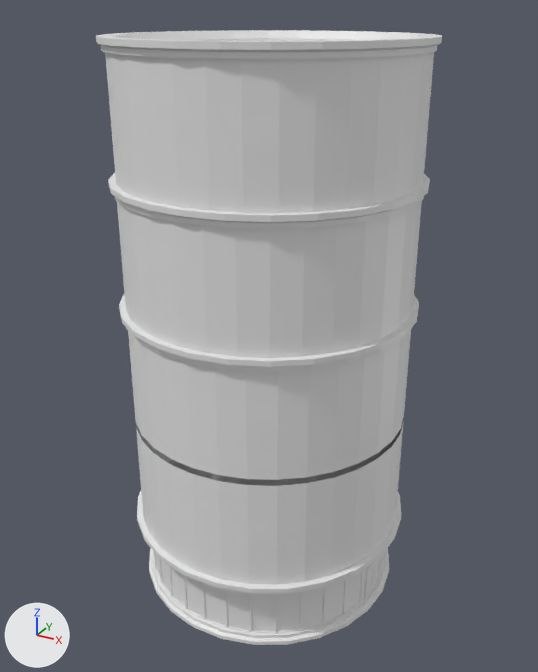
The glTF model assets/models/model_building_3.glb as it was, and as the next commit left it.
Camera for both pictures: a 50 mm camera at (26.3, -47.8, 45.5) aimed at (0.1, -0.1, 21.7). The axes (+X, +Y, +Z) are drawn at lower left. The lights are the same throughout. Where no turn or scale is listed for an object, it has been applied to the vertices. Vertices at the same position are counted once.

Names of what the first picture shows: 'SM_Bld_OfficeRound_02', 'SM_Bld_OfficeRound_03', 'SM_Bld_OfficeRound_04', 'SM_Bld_OfficeRound_05', 'SM_Bld_OfficeRound_Base_01', 'SM_Bld_OfficeRound_Base_01_Glass', 'SM_Bld_OfficeRound_Roof_02', 'SM_Bld_OfficeRound_Roof_03', 'SM_Bld_OfficeRound_Roof_04'.
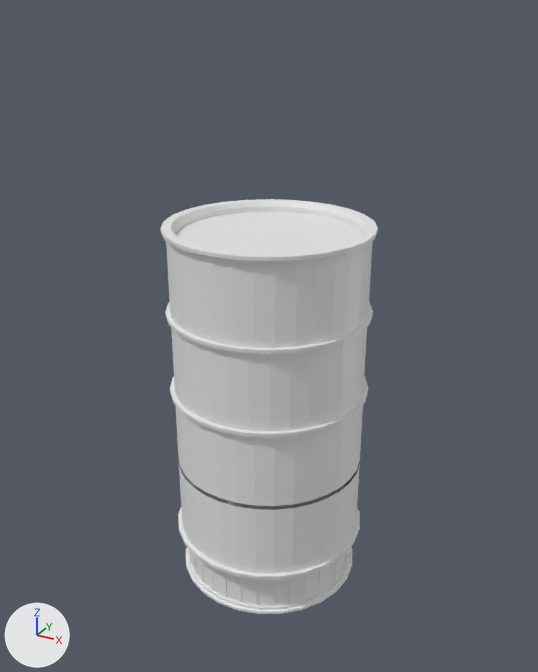
Where the newer file only moved an object's origin or applied its transform, the numbers keep the older frame.

What differs and where, as boxes [x1, y1, x2, y2] in the pictures (538 x 672 px; the box of a moved part takes in the faces that stretch with it):
'SM_Bld_OfficeRound_05', turned, rescaled, moved: before [105, 52, 434, 213]; after [166, 243, 372, 348]
'SM_Bld_OfficeRound_04', turned, rescaled, moved: before [117, 201, 422, 358]; after [171, 329, 367, 432]
'SM_Bld_OfficeRound_03', turned, rescaled, moved: before [128, 330, 411, 480]; after [175, 405, 363, 506]
'SM_Bld_OfficeRound_02', turned, rescaled, moved: before [136, 420, 404, 585]; after [179, 462, 360, 574]
'SM_Bld_OfficeRound_Roof_04', turned, rescaled, moved: before [96, 30, 442, 59]; after [160, 199, 378, 265]
'SM_Bld_OfficeRound_Base_01', turned, rescaled: before [137, 459, 401, 645]; after [178, 488, 360, 614]
'SM_Bld_OfficeRound_Base_01_Glass', mesh rescaled (31% narrower, 29% shorter): before [155, 553, 384, 631]; after [191, 550, 349, 605]
'SM_Bld_OfficeRound_Roof_03', turned, rescaled, moved: before [108, 173, 430, 229]; after [165, 302, 373, 357]
'SM_Bld_OfficeRound_Roof_02', turned, rescaled, moved: before [119, 294, 419, 372]; after [170, 376, 368, 440]
part 3 of me_mesh_2, moved or reshaped: before [105, 52, 434, 585]; after [166, 243, 372, 574]
part 4 of me_mesh_3, moved or reshaped: before [96, 30, 442, 372]; after [160, 199, 378, 440]

The change, as a list of edits to the scene's bpy script:
```text
Change me_mesh_0:
    where me_mesh_0.from_pydata(...)  # 1001 vertices, 1894 faces; spans x -1148.0..1148.0, y -1153.0..1153.0, z 0.0..619.0
    used by ob_sm_bld_officeround_base_01; parent = ob_rootnode; location = (0.0, 0.0, 0.0); rotation_euler = (0.0, 0.0, -1.571), in degrees (0, 0, -90)
    me_mesh_0 part 1: the whole mesh is turned -90 degrees about the x axis through the mesh origin and scaled by 100
Change me_mesh_1:
    where me_mesh_1.from_pydata(...)  # 160 vertices, 86 faces; spans x -10.3..10.3, y -10.3..10.3, z 0.8..5.2
    used by ob_sm_bld_officeround_base_01_glass; location = (0.0, 0.0, 0.0)
    me_mesh_1 part 2: the whole mesh is scaled about the mesh origin by 0.7
Change me_mesh_2:
    where me_mesh_2.from_pydata(...)  # 528 vertices, 990 faces; spans x -1102.0..1102.0, y -1103.0..1103.0, z 0.0..901.0
    used by ob_sm_bld_officeround_02; parent = ob_sm_bld_officeround_base_01; location = (0.0, 0.0, 600.0)
    me_mesh_2 part 3: the whole mesh is turned -90 degrees about the x axis through the mesh origin and scaled by 100
Change me_mesh_3:
    where me_mesh_3.from_pydata(...)  # 209 vertices, 390 faces; spans x -1148.0..1148.0, y -1153.0..1153.0, z -27.0..88.0
    used by ob_sm_bld_officeround_roof_02; parent = ob_sm_bld_officeround_base_01; location = (0.0, 0.0, 2400.0); rotation_euler = (0.0, 0.0, 1.571), in degrees (0, 0, 90)
    me_mesh_3 part 4: the whole mesh is turned -90 degrees about the x axis through the mesh origin and scaled by 100
Change ob_sm_bld_officeround_base_01:
    ob_sm_bld_officeround_base_01.rotation_euler: (0.0, 0.0, -1.571) -> (1.571, 0.0, -1.571)  # degrees (0, 0, -90) -> degrees (90, 0, -90)
    ob_sm_bld_officeround_base_01.scale: (1.0, 1.0, 1.0) -> (0.007, 0.007, 0.007)
Change ob_sm_bld_officeround_02:
    ob_sm_bld_officeround_02.location: (0.0, 0.0, 600.0) -> (0.0, 60000.0, 0.0)
Change ob_sm_bld_officeround_03:
    ob_sm_bld_officeround_03.location: (0.0, 0.0, 1550.0) -> (0.0, 155000.0, 0.0)
Change ob_sm_bld_officeround_roof_02:
    ob_sm_bld_officeround_roof_02.location: (0.0, 0.0, 2400.0) -> (0.0, 240000.0, 0.0)
    ob_sm_bld_officeround_roof_02.rotation_euler: (0.0, 0.0, 1.571) -> (0.0, 1.571, 0.0)  # degrees (0, 0, 90) -> degrees (0, 90, 0)
Change ob_sm_bld_officeround_roof_03:
    ob_sm_bld_officeround_roof_03.location: (0.0, 0.0, 3350.0) -> (0.0, 335000.0, 0.0)
    ob_sm_bld_officeround_roof_03.rotation_euler: (0.0, 0.0, 1.571) -> (0.0, 1.571, 0.0)  # degrees (0, 0, 90) -> degrees (0, 90, 0)
Change ob_sm_bld_officeround_04:
    ob_sm_bld_officeround_04.location: (0.0, 0.0, 2450.0) -> (0.0, 245000.0, 0.0)
    ob_sm_bld_officeround_04.rotation_euler: (0.0, 0.0, -1.571) -> (0.0, -1.571, 0.0)  # degrees (0, 0, -90) -> degrees (0, -90, 0)
Change ob_sm_bld_officeround_05:
    ob_sm_bld_officeround_05.location: (0.0, 0.0, 3400.0) -> (0.0, 340000.0, 0.0)
Change ob_sm_bld_officeround_roof_04:
    ob_sm_bld_officeround_roof_04.location: (0.0, 0.0, 4300.0) -> (0.0, 430000.0, 0.0)
    ob_sm_bld_officeround_roof_04.rotation_euler: (0.0, 0.0, 1.571) -> (0.0, 1.571, 0.0)  # degrees (0, 0, 90) -> degrees (0, 90, 0)
```
